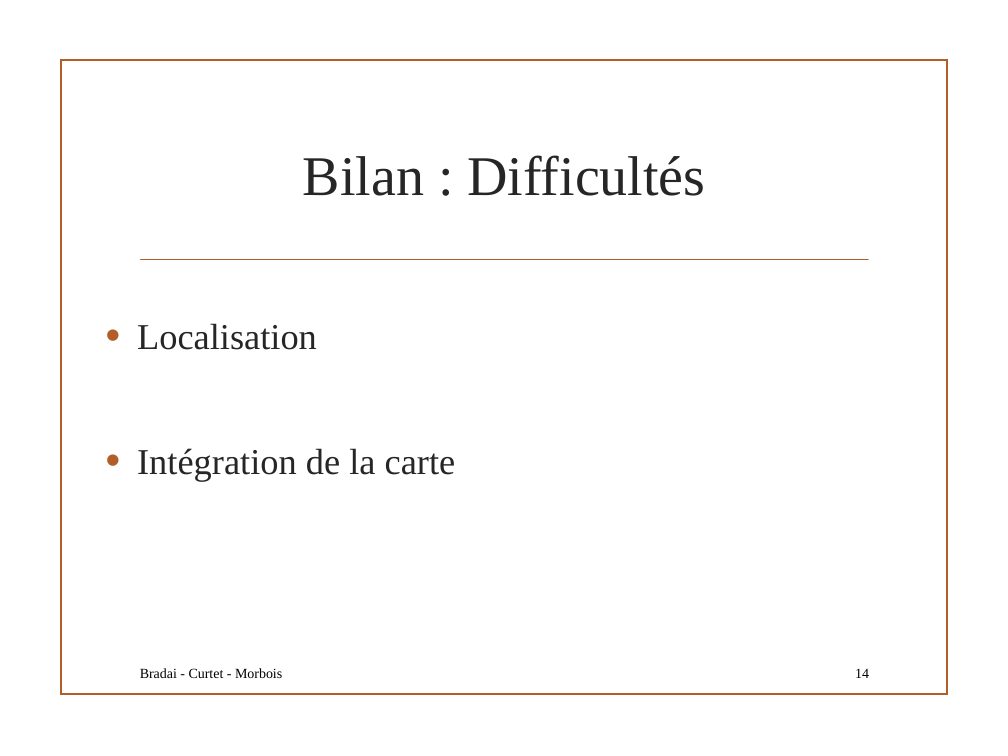
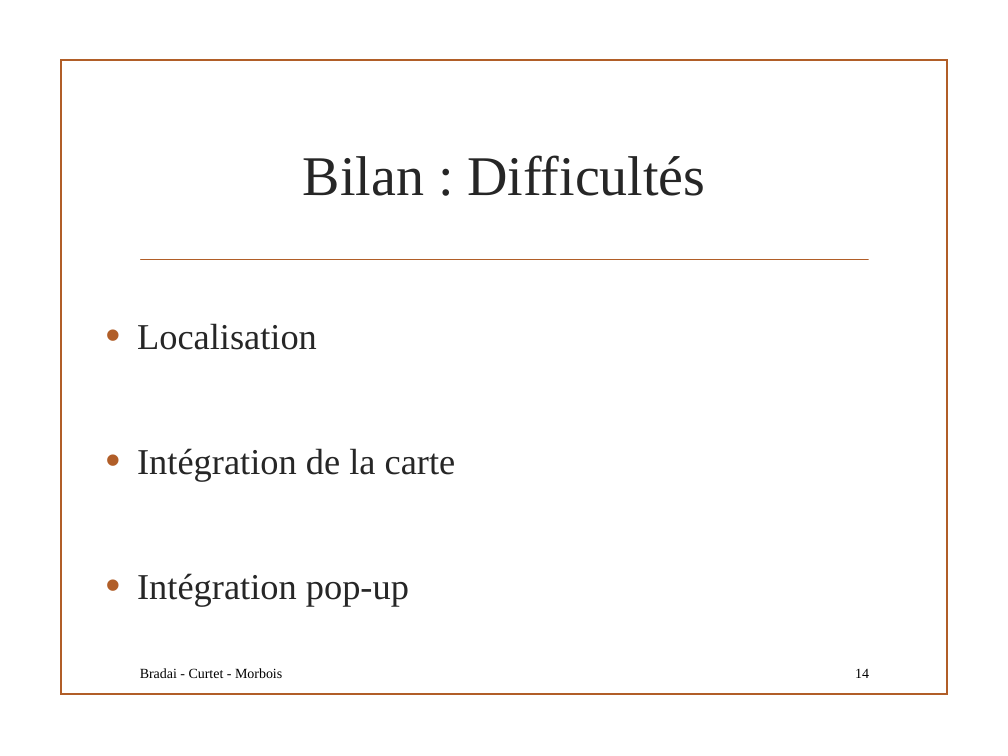
Before and after one commit to haithambradai/archi-velo, a slide deck: slide 14 of Projet ArchiWeb.pptx. Drawn at 1008x756 pixels with LibreOffice and Linux fonts; fonts in the diff are those of the drawing; background and template pictures are left out. Boxes give left, top, right and bottom in pixels: in the first picture for what was removed or moved away, otherwise in the second. Text is boxed around its words. In the diff, an @@ line names an element or a change of style, - is before the commit and + after.

```diff
--- a/Projet ArchiWeb.pptx
+++ b/Projet ArchiWeb.pptx
@@ text at box(137, 573, 409, 606): paragraph added @@
+• Intégration pop-up
```
Also in this commit, not shown: 4 other slides changed, 3 other files.
